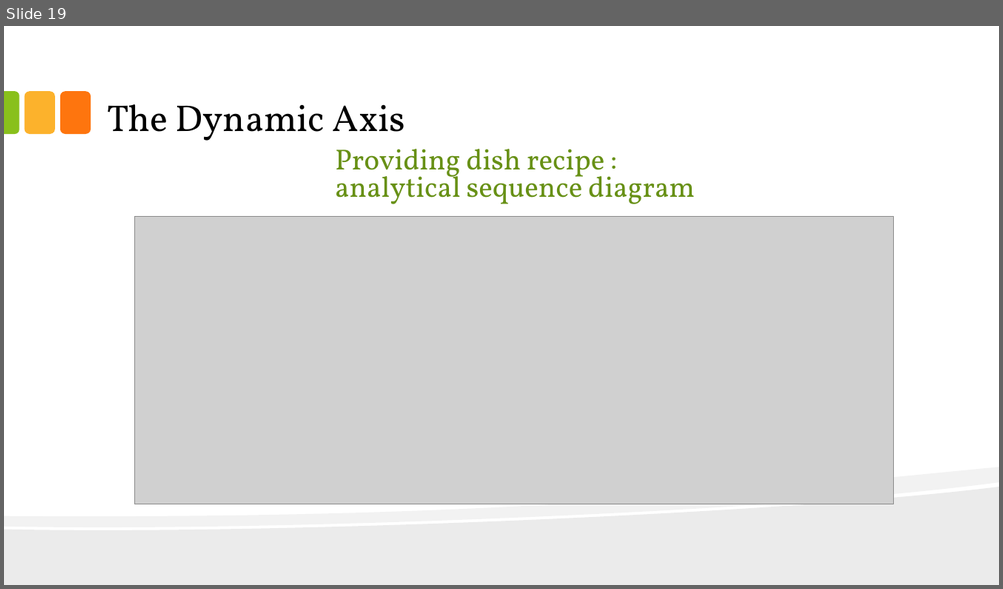
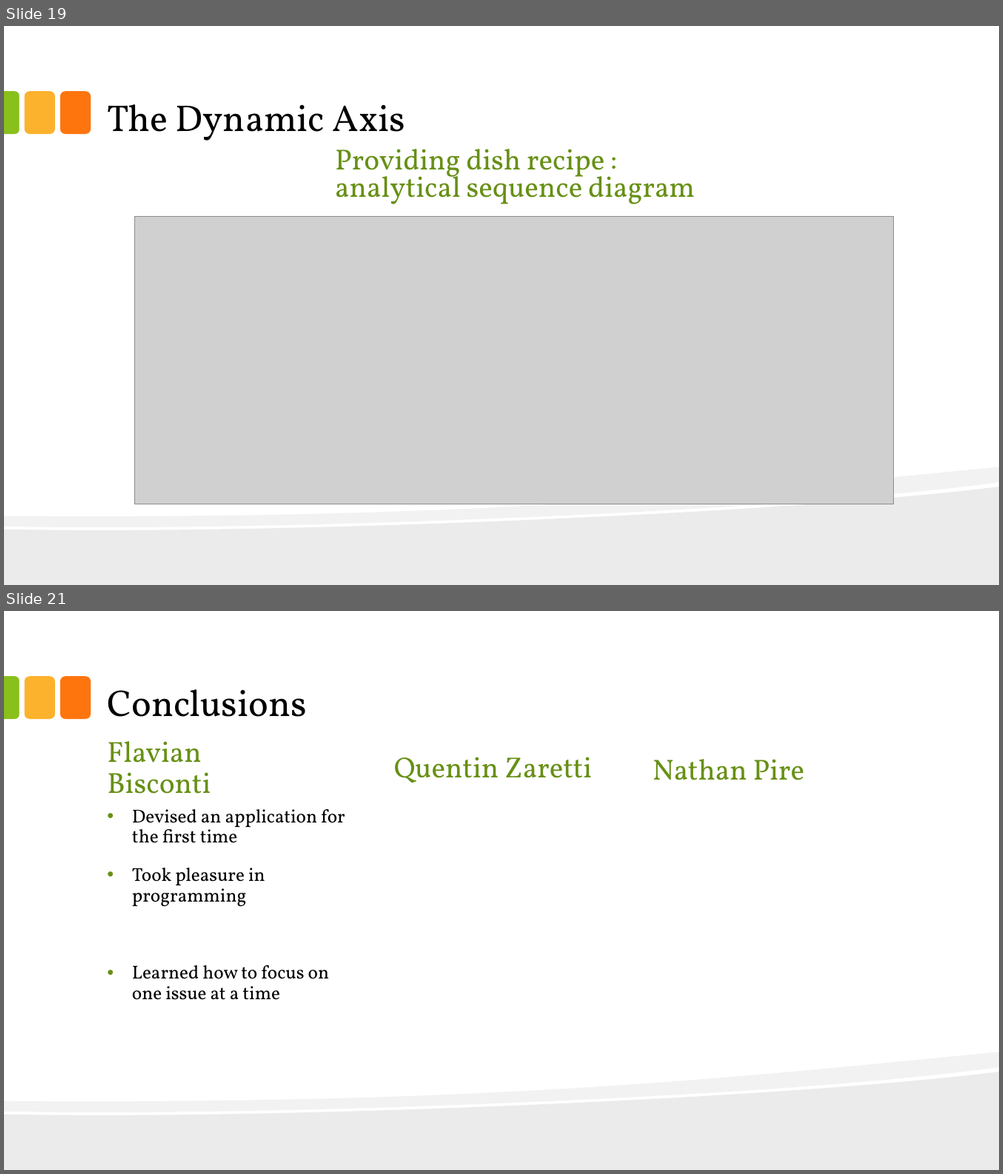
Before and after one commit to thelittlewozniak/iKitchen, a slide deck: Fichiers analyse/IKitchen.pptx. Shown one above the other, each under a label of ours: slide 19 before the commit, slides 19 and 21 after it; the slides between them are not shown. The pictures are 1003x589 and 1003x1174 pixels, drawn with LibreOffice and Linux fonts; fonts in the diff are those of the drawing; grey boxes stand for pictures. Boxes give left, top, right and bottom in pixels: in the first picture for what was removed or moved away, otherwise in the second. Text is boxed around its words. In the diff, an @@ line names an element or a change of style, - is before the commit and + after.

```diff
--- a/Fichiers analyse/IKitchen.pptx
+++ b/Fichiers analyse/IKitchen.pptx
@@ slide 21 added at box(4, 611, 999, 1170), background #FFFFFF; not listed: 5 template elements that a slide beside it also shows @@
@@ title added at box(107, 689, 307, 717), 36 pt, text #000000 @@
+Conclusions
@@ text added at box(107, 741, 210, 794), 28 pt, text #679015 @@
+Flavian Bisconti
@@ text added at box(394, 757, 592, 783), 28 pt, text #679015 @@
+Quentin Zaretti
@@ text added at box(652, 759, 805, 780), 28 pt, text #679015 @@
+Nathan Pire
@@ text added at box(132, 809, 345, 1000), 18 pt, text #000000 @@
+• Devised an application for the first time
+• Took pleasure in programming
+• Learned how to focus on one issue at a time
```
Also in this commit, not shown: 1 slide changed, 1 other slide added, 7 other files.
